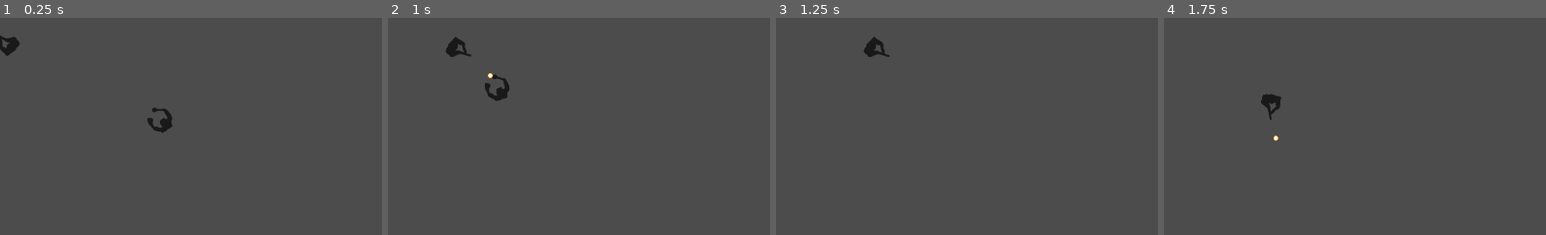
Above: before the commit, frames 1-4 (left to right).
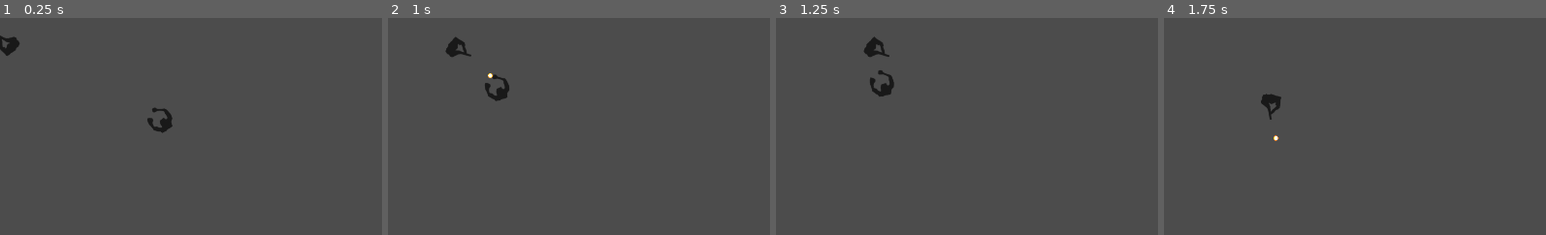
Above: after the commit, the same moments.

Repository: tliss/Godot-Top-Down-Shooter
Game: Godot game, scene res://TestScene.tscn
Same seed, same stepped clock (60 frames per second), same inputs: the game is played once before the commit and once after it. This scene is started directly instead of the project's main scene. Sound files missing from this copy of the repository are replaced by a short silence.
Inputs (mouse positions are % of the whole screen's width and height, from its top left):
- Up to frame 1 (0.25 s): no input
- Up to frame 2 (1 s): move the mouse to (73, 45) at 0.52 s; press the mouse at (73, 45) at 0.53 s; hold D (move_right) from 0.53 s (still down)
- Up to frame 3 (1.25 s): keep holding D (move_right)
- Up to frame 4 (1.75 s): move the mouse to (30, 55) at 1.27 s; release D (move_right) at 1.28 s; release the mouse at (30, 55) at 1.28 s; hold S (move_down) from 1.28 s (still down); click (30, 55) at 1.35 s
The pictures show only the part of the screen within x 14-64%, y 10-59%; the shares and areas given below are measured in that part.

Frames 1-2 are identical in both runs. In frame 3, 0.3% of the frame differs, in the area x 24-31%, y 24-37%; in frame 4, nothing differs.

Commit message:
More work on blood splatter

Diff:
--- a/BloodSplurt.tscn
+++ b/BloodSplurt.tscn
@@ -31,6 +31,7 @@
 [node name="BloodSplurt" type="Particles2D"]
 position = Vector2( -30.3048, -0.527039 )
 rotation = 3.14159
+z_index = -1
 emitting = false
 amount = 100
 lifetime = 0.75
--- a/Bullet.gd
+++ b/Bullet.gd
@@ -13,7 +13,7 @@
 
 func _on_Bullet_body_entered(body):
 	if body.is_in_group("zombies"):
-		body.kill()
+		body.kill(global_position)
 		queue_free()
 	if body.is_in_group("obstacle"):
 		queue_free()
--- a/Zombie.gd
+++ b/Zombie.gd
@@ -3,6 +3,7 @@
 var MAX_SPEED = 200
 var ACCELERATION = 10000
 var motion = Vector2.ZERO
+var dying = false
 
 signal add_score
 
@@ -21,19 +22,20 @@
 	attack()
 
 func move(delta):
-	# Find player and move towards them
-	player = get_tree().get_nodes_in_group("player")[0]
-	if player == null:
-		return
-	var vec_to_player = player.global_position - global_position
-	vec_to_player = vec_to_player.normalized()
-	global_rotation = atan2(vec_to_player.y, vec_to_player.x)
+	if not dying:
+		# Find player and move towards them
+		player = get_tree().get_nodes_in_group("player")[0]
+		if player == null:
+			return
+		var vec_to_player = player.global_position - global_position
+		vec_to_player = vec_to_player.normalized()
+		global_rotation = atan2(vec_to_player.y, vec_to_player.x)
 
-	# Move towards player
-	var acceleration = vec_to_player * ACCELERATION * delta
-	motion += acceleration
-	motion = motion.clamped(MAX_SPEED)
-	motion = move_and_slide(motion)
+		# Move towards player
+		var acceleration = vec_to_player * ACCELERATION * delta
+		motion += acceleration
+		motion = motion.clamped(MAX_SPEED)
+		move_and_slide(motion)
 
 func attack():
 	if raycast.is_colliding():
@@ -41,13 +43,12 @@
 		if coll.name == "Player":
 			coll.kill()
 
-func kill():
+func kill(bullet_vector):
+	dying = true
 	emit_signal("add_score", 1)
-#	var blood = BLOOD.instance()
-#	get_parent().add_child(blood)
-#	blood.position = global_position
-#	blood.global_rotation =
-	hide()
+	var blood = BLOOD.instance()
+	get_parent().add_child(blood)
+	blood.global_rotation = get_blood_direction(blood, bullet_vector)
 	$RayCast2D.enabled = false
 	$CollisionShape2D.set_deferred("disabled", true)
 	$DeathSound.play()
@@ -56,3 +57,13 @@
 
 func set_player(p):
 	player = p
+
+func get_blood_direction(blood, bullet_vector):
+	var blood_location = Vector2()
+	blood_location.x = position.x - bullet_vector.x
+	blood_location.y = position.y - bullet_vector.y
+	var length = sqrt(blood_location.x * blood_location.x + blood_location.y + blood_location.y)
+#	blood_location.x = vx / length * size + position.x
+#	blood_location.y = vy / length * size + position.y
+	var angle = atan2(blood_location.y, blood_location.x) + PI/2;
+	return angle
